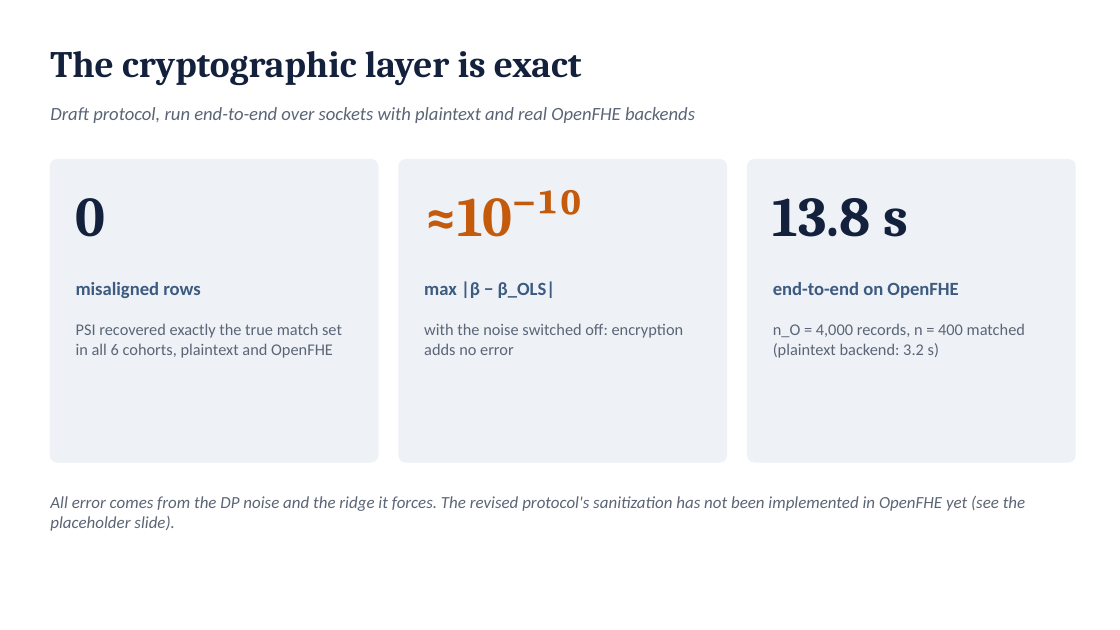
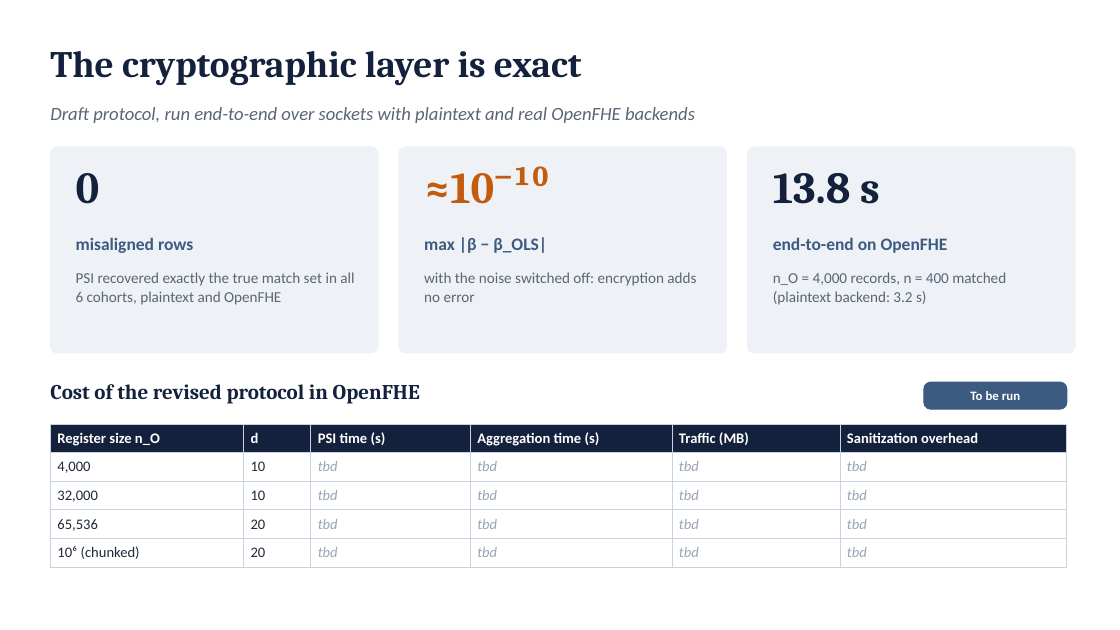
Before and after one commit to shukabh/VerticalFederatedRegression, a slide deck: slide 21 of slides/vfl_scenarioB_deck.pptx. Drawn at 1120x630 pixels with LibreOffice and Linux fonts; fonts in the diff are those of the drawing. Boxes give left, top, right and bottom in pixels: in the first picture for what was removed or moved away, otherwise in the second. Text is boxed around its words. In the diff, an @@ line names an element or a change of style, - is before the commit and + after.

```diff
--- a/slides/vfl_scenarioB_deck.pptx
+++ b/slides/vfl_scenarioB_deck.pptx
@@ rounded rectangle: place and size @@
-rounded rectangle at bbox=[50, 160, 378, 462]
+rounded rectangle at bbox=[50, 147, 378, 353]
@@ rounded rectangle: place and size @@
-rounded rectangle at bbox=[399, 160, 727, 462]
+rounded rectangle at bbox=[399, 147, 727, 353]
@@ proportions changed in 3 elements at bbox=[50, 147, 378, 353], bbox=[399, 147, 727, 353], bbox=[748, 147, 1075, 353] @@
@@ rounded rectangle: place and size @@
-rounded rectangle at bbox=[748, 160, 1075, 462]
+rounded rectangle at bbox=[748, 147, 1075, 353]
@@ text "0": place and size @@
-text "0" at bbox=[76, 198, 106, 237]
+text "0" at bbox=[76, 173, 100, 204]
@@ text "≈10⁻¹⁰": place and size @@
-text "≈10⁻¹⁰" at bbox=[424, 198, 513, 237]
+text "≈10⁻¹⁰" at bbox=[424, 173, 494, 204]
@@ size 48 to 38 pt in 3 elements at bbox=[76, 173, 100, 204], bbox=[424, 173, 494, 204], bbox=[773, 173, 880, 204] @@
@@ text "13.8 s": place and size @@
-text "13.8 s" at bbox=[773, 198, 908, 237]
+text "13.8 s" at bbox=[773, 173, 880, 204]
@@ text "misaligned rows": place and size @@
-text "misaligned rows" at bbox=[76, 282, 201, 298]
+text "misaligned rows" at bbox=[76, 237, 193, 253]
@@ text "max |β − β_OLS|": place and size @@
-text "max |β − β_OLS|" at bbox=[424, 281, 556, 298]
+text "max |β − β_OLS|" at bbox=[424, 237, 547, 253]
@@ size 16 to 15 pt in 3 elements at bbox=[76, 237, 193, 253], bbox=[424, 237, 547, 253], bbox=[773, 237, 948, 253] @@
@@ text "end-to-end on OpenFHE": place and size @@
-text "end-to-end on OpenFHE" at bbox=[773, 282, 958, 298]
+text "end-to-end on OpenFHE" at bbox=[773, 237, 948, 253]
@@ text "PSI recovered exactly the true ...": place and size @@
-text "PSI recovered exactly the true ..." at bbox=[76, 323, 342, 358]
+text "PSI recovered exactly the true ..." at bbox=[76, 272, 354, 305]
@@ text "with the noise switched off: ...": place and size @@
-text "with the noise switched off: ..." at bbox=[424, 323, 684, 355]
+text "with the noise switched off: ..." at bbox=[424, 272, 696, 302]
@@ size 14 to 13 pt in 3 elements at bbox=[76, 272, 354, 305], bbox=[424, 272, 696, 302], bbox=[773, 272, 1006, 305] @@
@@ text "n_O = 4,000 records, n ...": place and size @@
-text "n_O = 4,000 records, n ..." at bbox=[773, 323, 1025, 358]
+text "n_O = 4,000 records, n ..." at bbox=[773, 272, 1006, 305]
@@ text at bbox=[50, 384, 420, 404]: text changed; size 14.5 to 18 pt; font Calibri to Cambria; text colour #5B6576 to #14213D; bold on; italic off @@
-All error comes from the DP noise and the ridge it forces. The revised protocol's sanitization has not been implemented in OpenFHE yet (see the placeholder slide).
+Cost of the revised protocol in OpenFHE
@@ rounded rectangle added at bbox=[924, 382, 1067, 409], fill #3D5A80, outline #3D5A80 1 pt @@
@@ text added at bbox=[970, 391, 1020, 400], 11 pt, text #FFFFFF, bold @@
+To be run
@@ table added at bbox=[50, 424, 1067, 563], 5 rows, 6 columns @@
+Register size n_O | d | PSI time (s) | Aggregation time (s) | Traffic (MB) | Sanitization overhead
+4,000 | 10 | tbd | tbd | tbd | tbd
+32,000 | 10 | tbd | tbd | tbd | tbd
+65,536 | 20 | tbd | tbd | tbd | tbd
+10⁶ (chunked) | 20 | tbd | tbd | tbd | tbd
```
Also in this commit, not shown: 1 other slide changed, 1 slide added, 1 slide removed, 9 other files.
